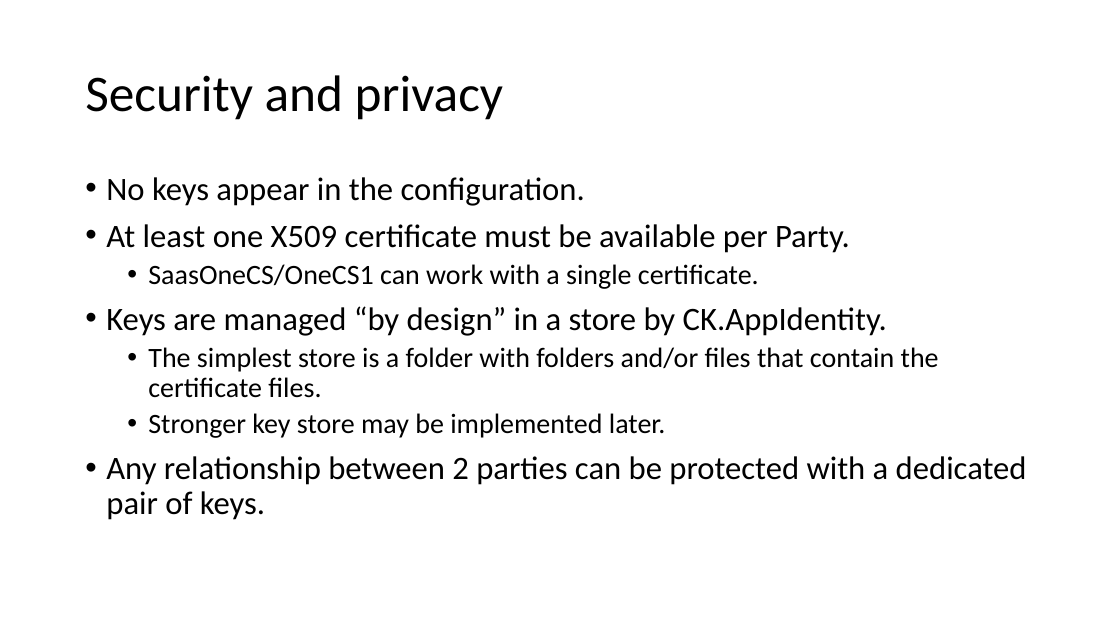
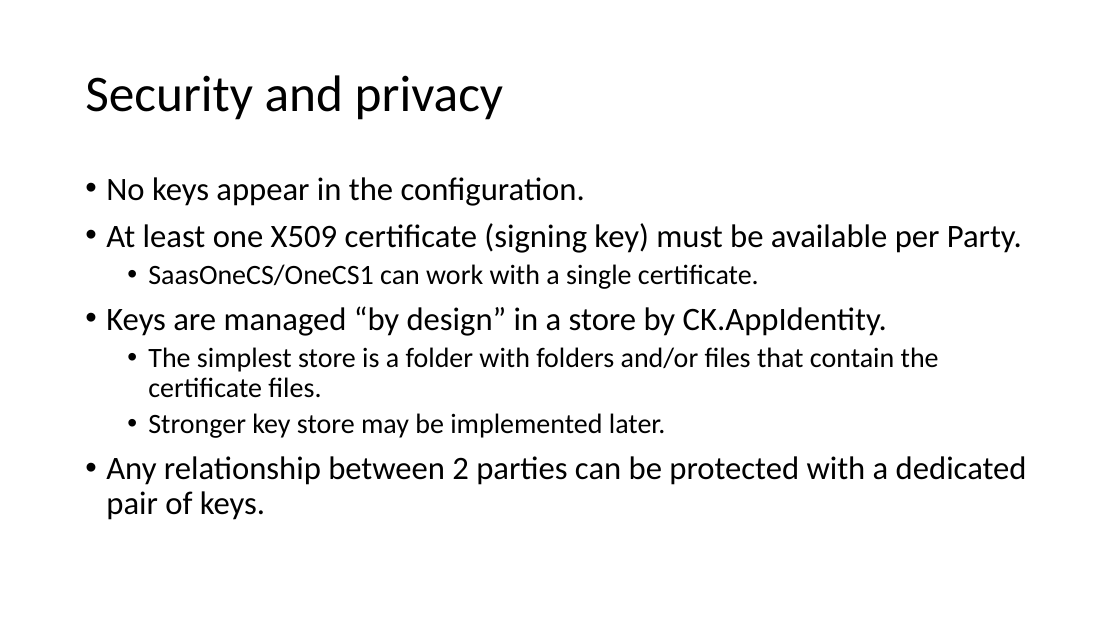
Before and after one commit to signature-opensource/CK-AppIdentity-Transport, a slide deck: slide 18 of Doc/CK-AppIdentity.pptx (slide 21 before the commit). Drawn at 1120x630 pixels with LibreOffice and Linux fonts; fonts in the diff are those of the drawing. Boxes give left, top, right and bottom in pixels: in the first picture for what was removed or moved away, otherwise in the second. Text is boxed around its words. In the diff, an @@ line names an element or a change of style, - is before the commit and + after.

Commit message:
Now that "composite" is clearer...
It is time to reintroduce the "LocalParty" notion.

```diff
--- a/Doc/CK-AppIdentity.pptx
+++ b/Doc/CK-AppIdentity.pptx
@@ text at [106,223,1022,253]: text changed @@
-• At least one X509 certificate must be available per Party.
+• At least one X509 certificate (signing key) must be available per Party.
```
Also in this commit, not shown: 11 other slides changed, 1 slide added, 4 slides removed.
